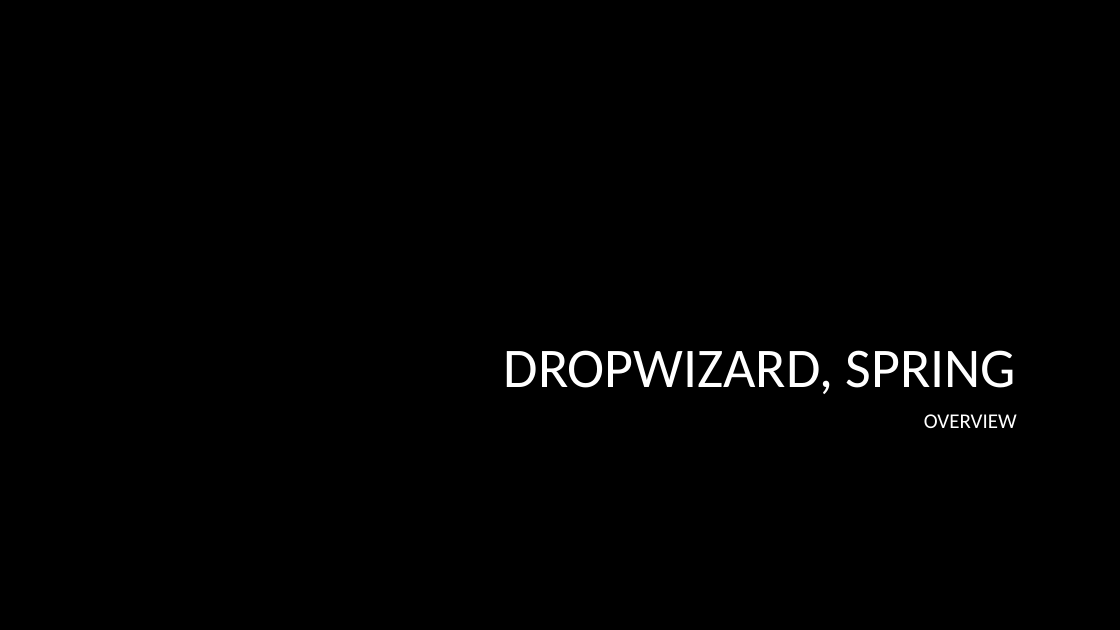
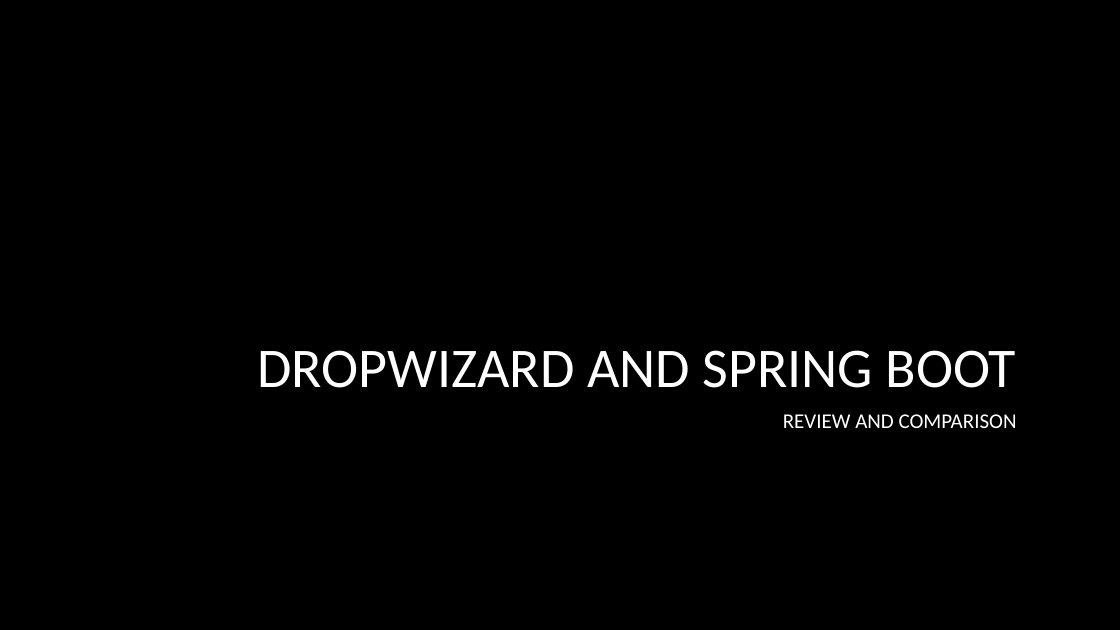
Before and after one commit to arenat/wiza_1, a slide deck: slide 1 of wiza.pptx. Drawn at 1120x630 pixels with LibreOffice and Linux fonts; fonts in the diff are those of the drawing; background and template pictures are left out. Boxes give left, top, right and bottom in pixels: in the first picture for what was removed or moved away, otherwise in the second. Text is boxed around its words. In the diff, an @@ line names an element or a change of style, - is before the commit and + after.

```diff
--- a/wiza.pptx
+++ b/wiza.pptx
@@ title at <box>257,350,1016,388</box>: text changed @@
-DROPWIZARD, SPRING
+DROPWIZARD AND SPRING BOOT
@@ subtitle at <box>783,414,1017,428</box>: text changed @@
-OVERVIEW
+REVIEW AND COMPARISON
```
Also in this commit, not shown: 34 other slides changed, 3 slides added, 1 other file.
